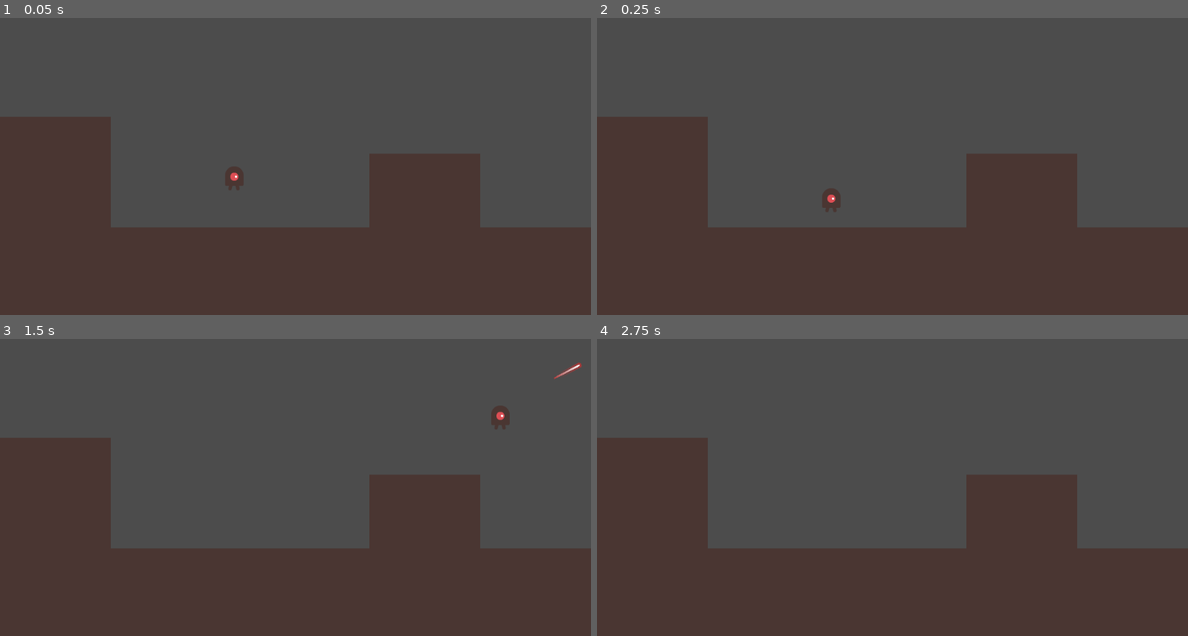
Above: before the commit, frames 1-4 (two rows, left to right).
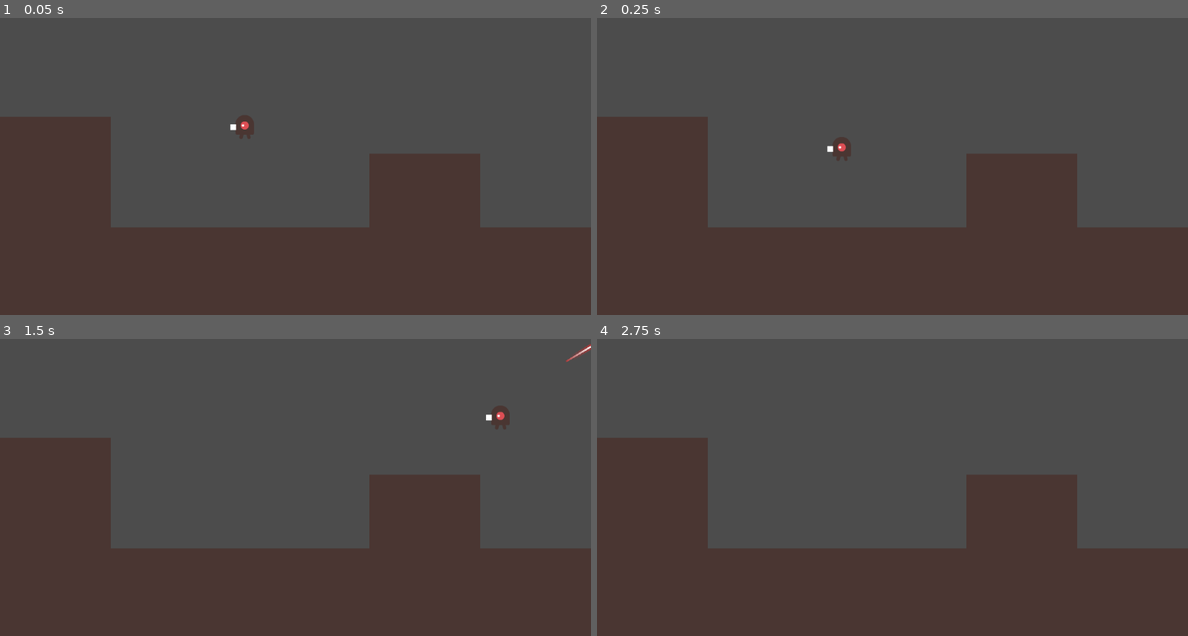
Above: after the commit, the same moments.

Repository: ben-gillott/crossbolt
Game: Godot game, scene res://Scenes/Main.tscn
Two runs of this game, one before a commit and one after it. Both use one fixed random seed, a clock stepped at 60 frames per second and the inputs below.
Inputs (mouse positions are in pixels of both pictures, inside the frame that each line leads up to):
- Up to frame 1 (0.05 s): no input
- Up to frame 2 (0.25 s): no input
- Up to frame 3 (1.5 s): move the mouse to (425, 445) at 0.52 s; hold D (right) from 0.53 s (still down); click (425, 445) at 0.6 s; tap Space (jump) at 0.77 s; move the mouse to (177, 481) at 1.27 s; click (177, 481) at 1.35 s
- Up to frame 4 (2.75 s): tap Space (jump) at 1.52 s; tap Enter at 2 s; move the mouse to (951, 386) at 2.02 s; release D (right) at 2.03 s; hold A (left) from 2.03 s (still down); click (951, 386) at 2.1 s

The runs differ from the first frame. In frame 1, 0.4% of the frame differs, in the area x 38-43%, y 32-58%; in frame 2, 0.4%, in the area x 38-43%, y 40-66%; in frame 3, 0.2%; in frame 4, nothing differs.
Error before the commit: Attempt to call function '_endOfTheGame' in base 'null instance' on a null instance. (res://Scripts/Player.gd:91)
Error after the commit: Attempt to call function '_endOfTheGame' in base 'null instance' on a null instance. (res://Scripts/Player.gd:92)

Commit message:
Flip direction to face mouse, add temp bow sprite

Diff:
--- a/Scenes/Main.tscn
+++ b/Scenes/Main.tscn
@@ -49,7 +49,7 @@
 tile_data = PoolIntArray( 262144, 0, 0, 262145, 0, 0, 262146, 0, 0, 327680, 0, 0, 327681, 0, 0, 327682, 0, 0, 327690, 0 …(789 unchanged characters)…
 
 [node name="Player" parent="." instance=ExtResource( 2 )]
-position = Vector2( 406, 361 )
+position = Vector2( 424, 272 )
 
 [node name="UI" type="CanvasLayer" parent="."]
 
--- a/Scenes/Player.tscn
+++ b/Scenes/Player.tscn
@@ -1,17 +1,24 @@
-[gd_scene load_steps=4 format=2]
+[gd_scene load_steps=5 format=2]
 
 [ext_resource path="res://Scripts/Player.gd" type="Script" id=1]
 [ext_resource path="res://Art/enemyWalking_2.png" type="Texture" id=2]
+[ext_resource path="res://Art/1x1pxsquare.png" type="Texture" id=3]
 
 [sub_resource type="CapsuleShape2D" id=6]
 
 [node name="Player" type="KinematicBody2D"]
 script = ExtResource( 1 )
 
-[node name="Sprite" type="Sprite" parent="."]
-texture = ExtResource( 2 )
-
 [node name="CollisionShape2D" type="CollisionShape2D" parent="."]
 shape = SubResource( 6 )
 
+[node name="Player_Sprite" type="Sprite" parent="."]
+texture = ExtResource( 2 )
+
+[node name="Crossbow_Sprite" type="Sprite" parent="."]
+position = Vector2( 20, 0 )
+scale = Vector2( 10, 10 )
+texture = ExtResource( 3 )
+
 [node name="BoltStart" type="Position2D" parent="."]
+position = Vector2( 20, 0 )
--- a/Scripts/Player.gd
+++ b/Scripts/Player.gd
@@ -81,6 +81,7 @@
 
 func _physics_process(delta):
 	get_input(delta)
+	flip()
 	velocity.y += JUMP_GRAVITY * delta
 	velocity = move_and_slide(velocity, Vector2.UP)
 	if Input.is_action_just_pressed("jump"):
@@ -90,3 +91,12 @@
 		var Manager = get_parent().get_node("CoinManager")
 		Manager._endOfTheGame()
 		queue_free()
+
+
+var lookDir = 1
+func flip():
+	var diff = get_global_mouse_position().x - global_position.x
+	var flipZoneWidth = 10 #Declare a mid zone to eliminate jittering
+	if abs(diff) > flipZoneWidth and lookDir != sign(diff): #if beyond little mid zone
+		apply_scale(Vector2(-1, 1)) # flip
+		lookDir = sign(diff)
